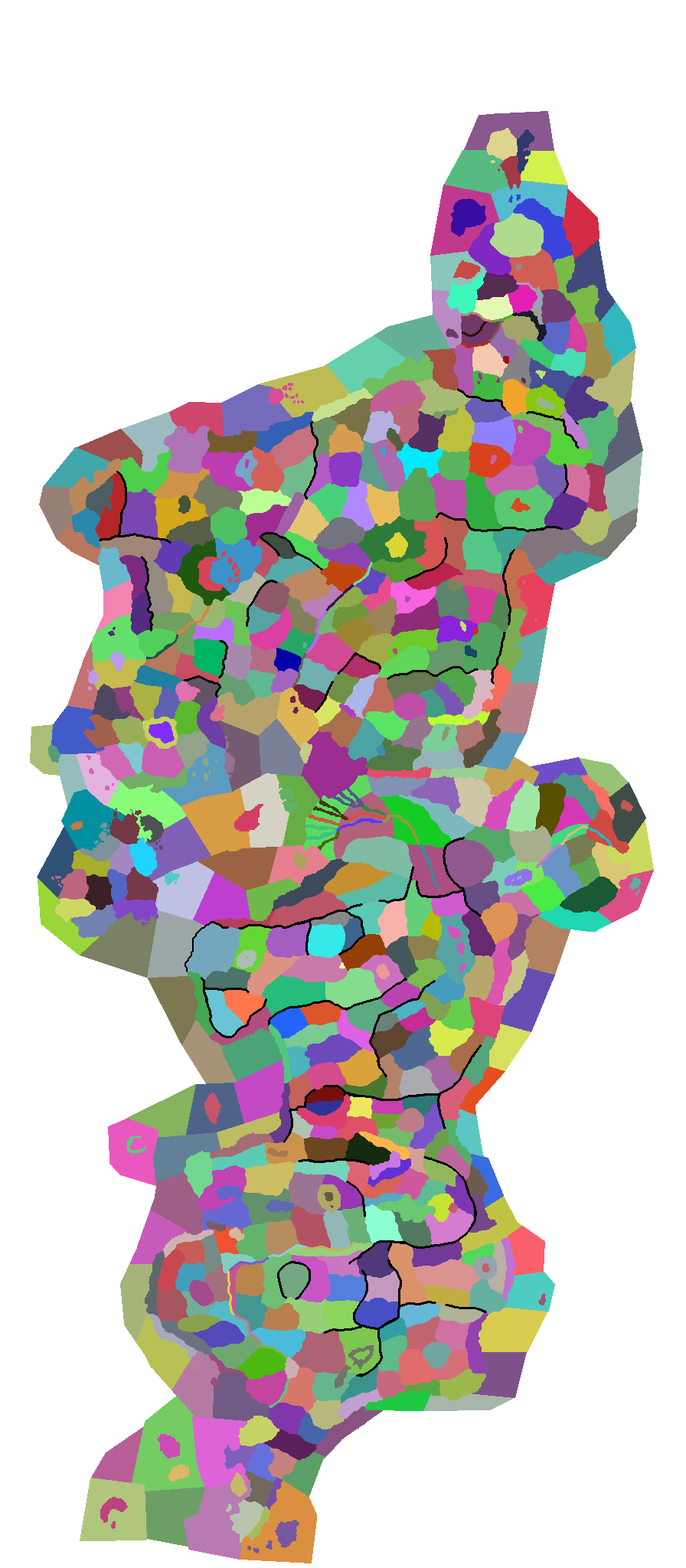
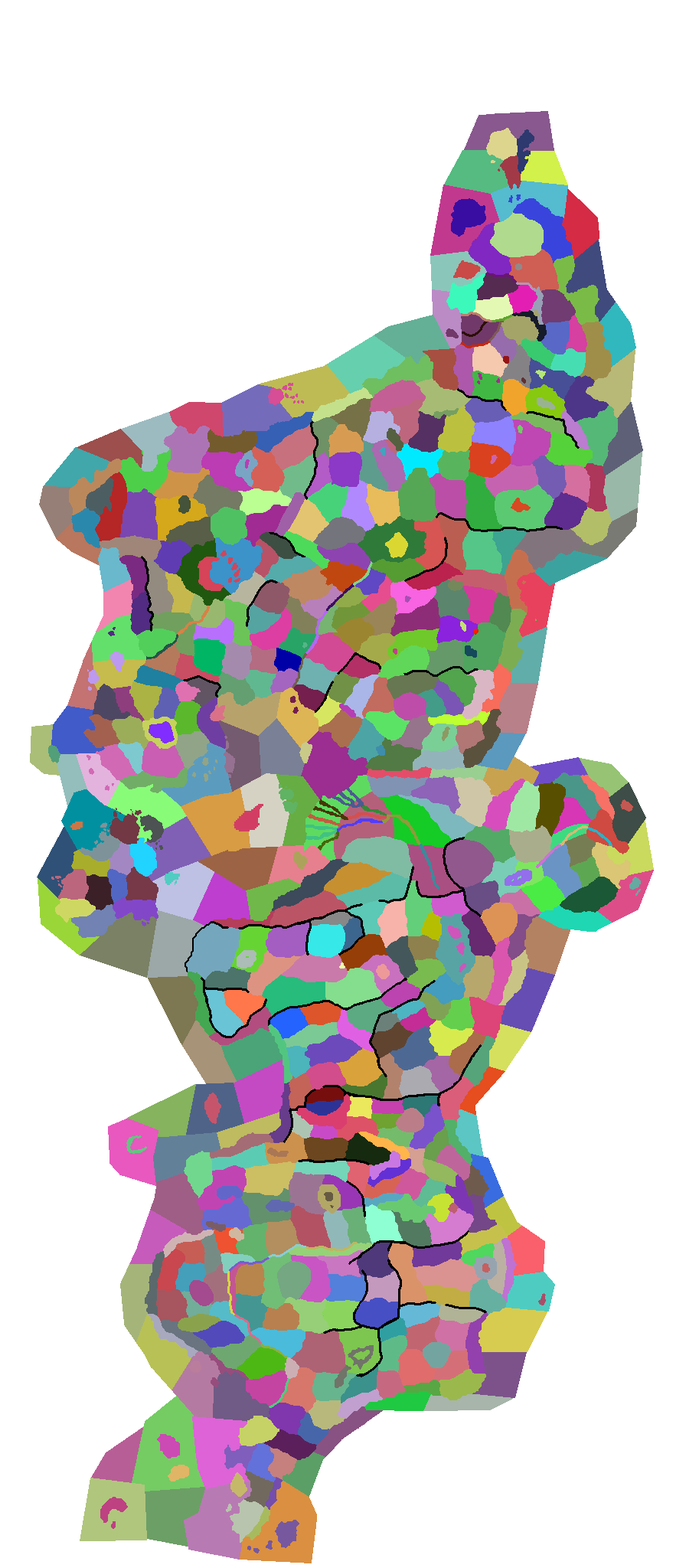
Revision of a layered 686 x 1568 image; what changed, layer by layer:
painted on "provinces.bmp" over 98, 415, 579, 1301
